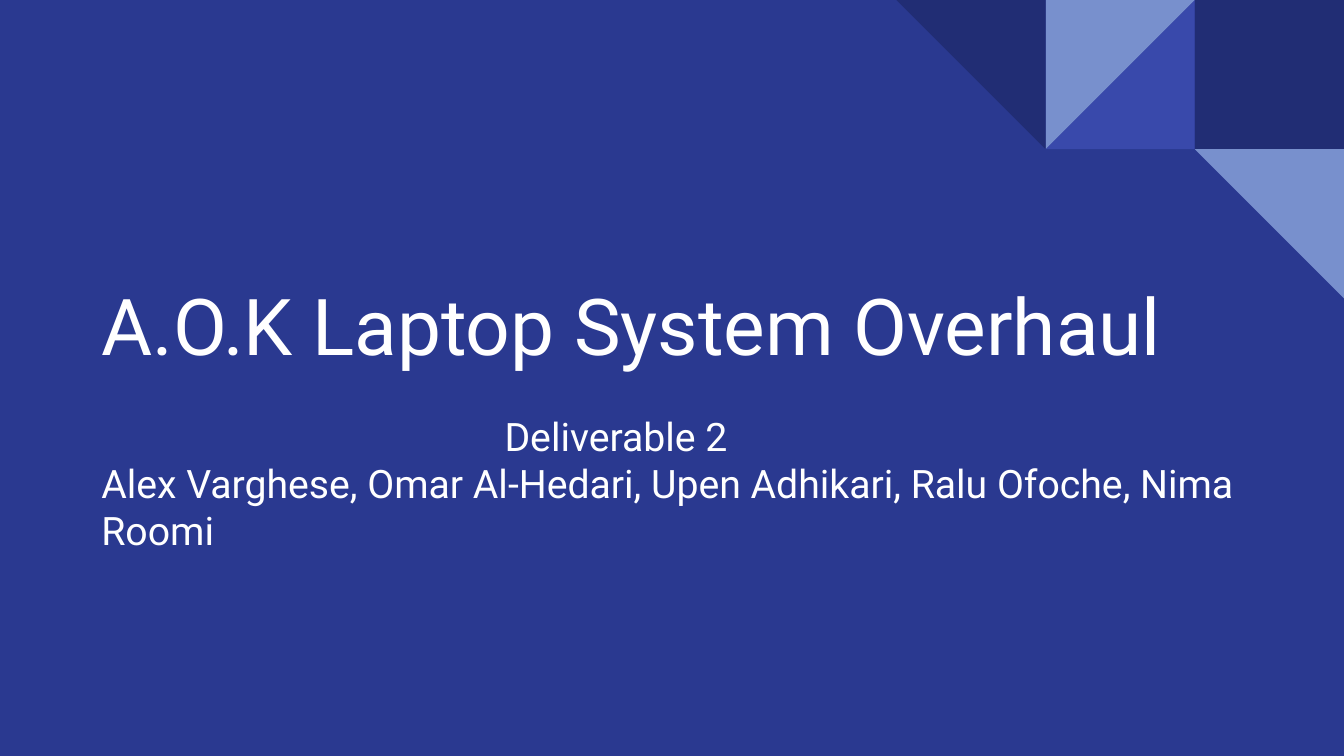
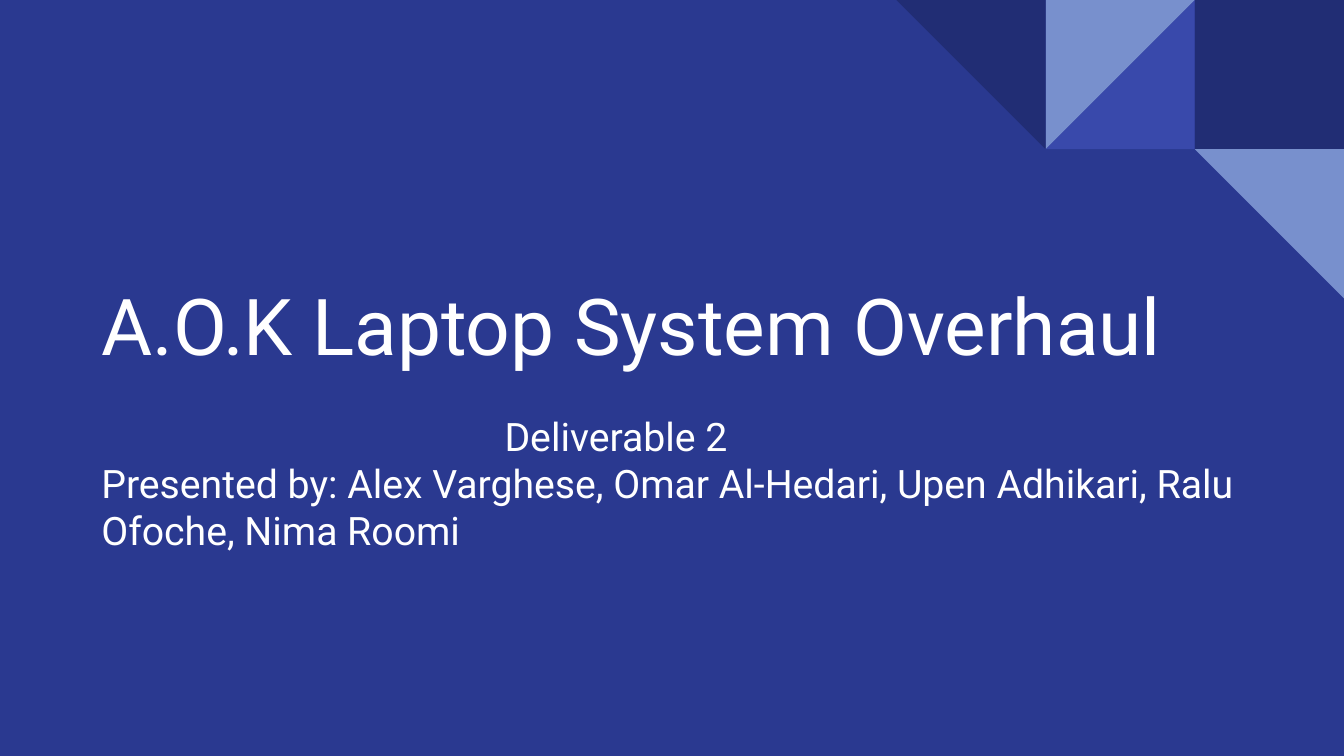
Before and after one commit to N-Roomi/A.O.K.-Laptop-Loan-System-Overhaul, a slide deck: slide 1 of Deliverable 2/A.O.K Laptop System Overhaul Deliverable 2.pptx. Drawn at 1344x756 pixels with LibreOffice and Linux fonts; fonts in the diff are those of the drawing. Boxes give left, top, right and bottom in pixels: in the first picture for what was removed or moved away, otherwise in the second. Text is boxed around its words. In the diff, an @@ line names an element or a change of style, - is before the commit and + after.

```diff
--- a/Deliverable 2/A.O.K Laptop System Overhaul Deliverable 2.pptx
+++ b/Deliverable 2/A.O.K Laptop System Overhaul Deliverable 2.pptx
@@ subtitle at (x1=101, y1=468, x2=1234, y2=551): text changed @@
-Alex Varghese, Omar Al-Hedari, Upen Adhikari, Ralu Ofoche, Nima Roomi
+Presented by: Alex Varghese, Omar Al-Hedari, Upen Adhikari, Ralu Ofoche, Nima Roomi
```
Also in this commit, not shown: 8 other slides changed, 2 slides added, 1 slide removed, 1 other file.
